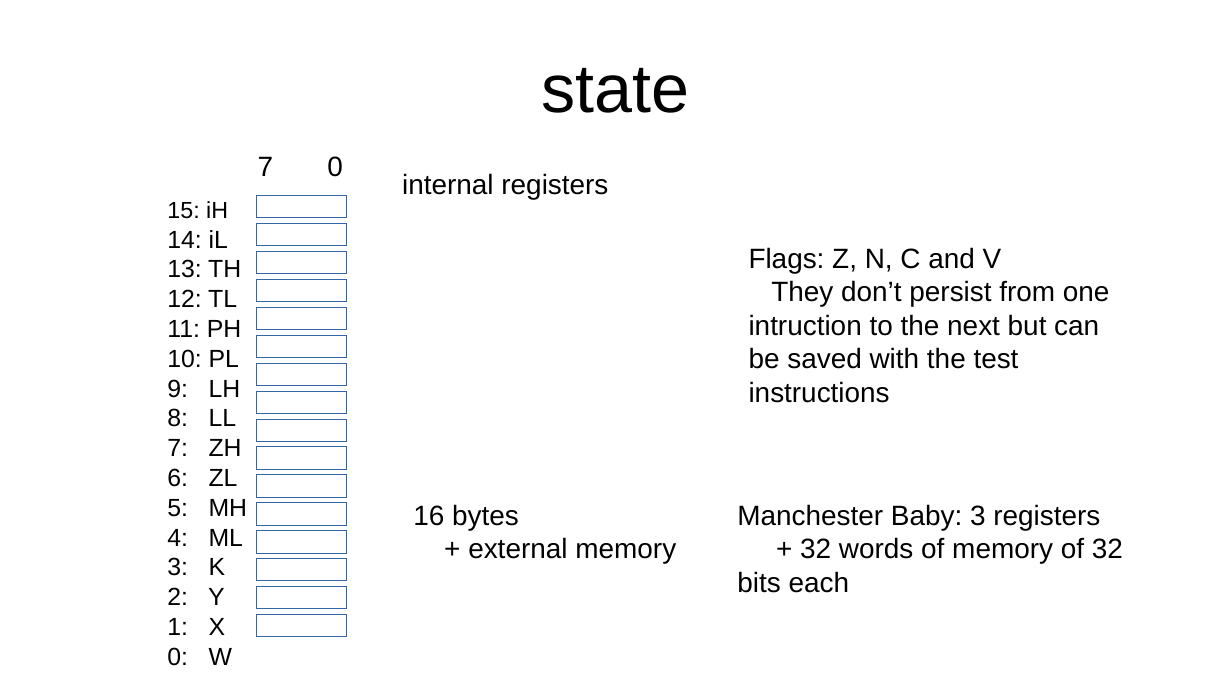
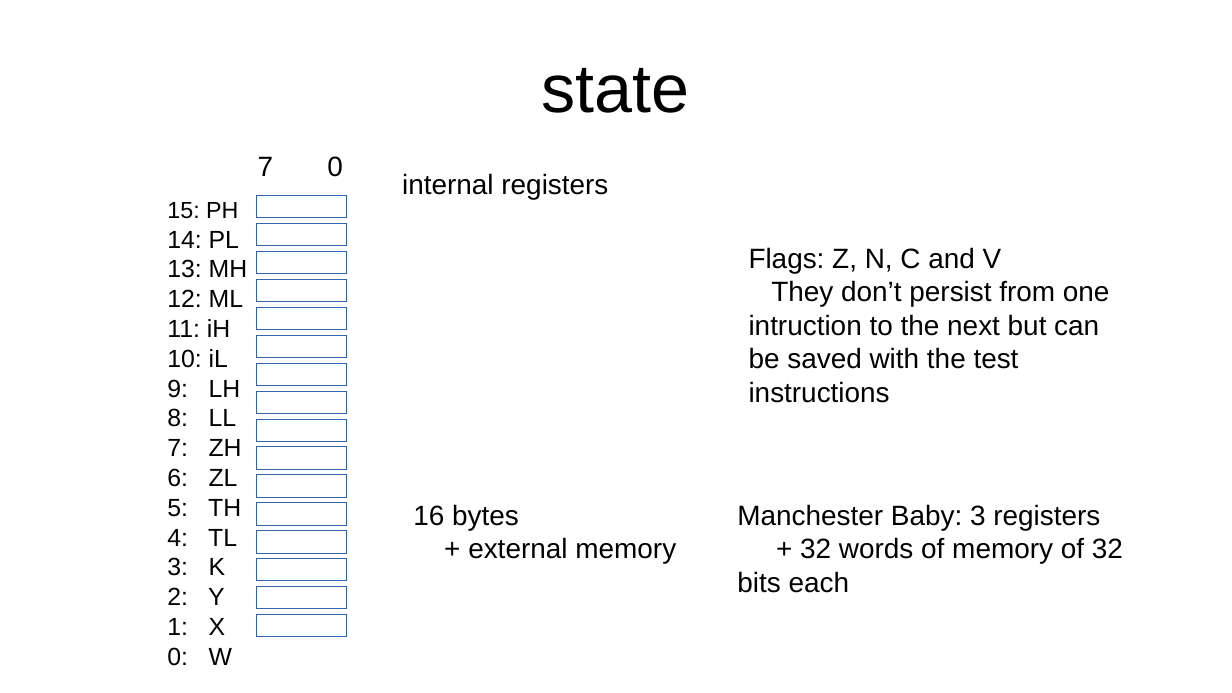
Before and after one commit to jeceljr/baby8, a slide deck: slide 3 of doc/baby8.odp. Drawn at 1232x693 pixels with LibreOffice and Linux fonts; fonts in the diff are those of the drawing. Boxes give left, top, right and bottom in pixels: in the first picture for what was removed or moved away, otherwise in the second. Text is boxed around its words. In the diff, an @@ line names an element or a change of style, - is before the commit and + after.

```diff
--- a/doc/baby8.odp
+++ b/doc/baby8.odp
@@ text at [167,202,248,368]: text changed @@
-15: iH
-14: iL
-13: TH
-12: TL
-11: PH
-10: PL
+15: PH
+14: PL
+13: MH
+12: ML
+11: iH
+10: iL
@@ text at [167,499,241,546]: text changed @@
-5: MH
-4: ML
+5: TH
+4: TL
```
Also in this commit, not shown: 1 other slide changed, 1 other file.
